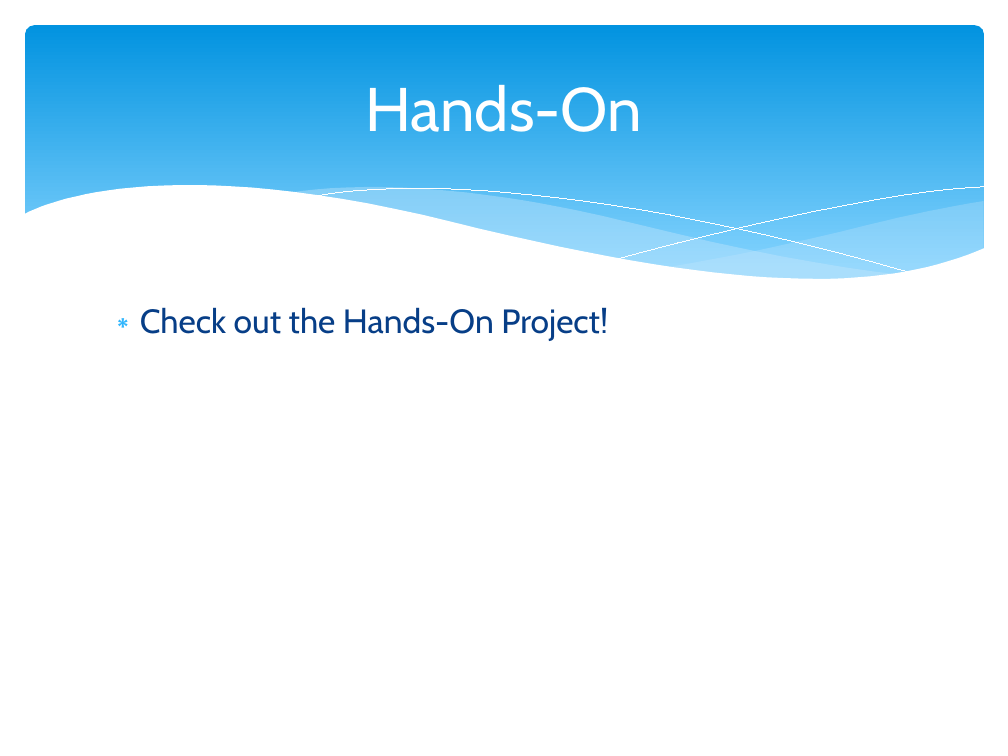
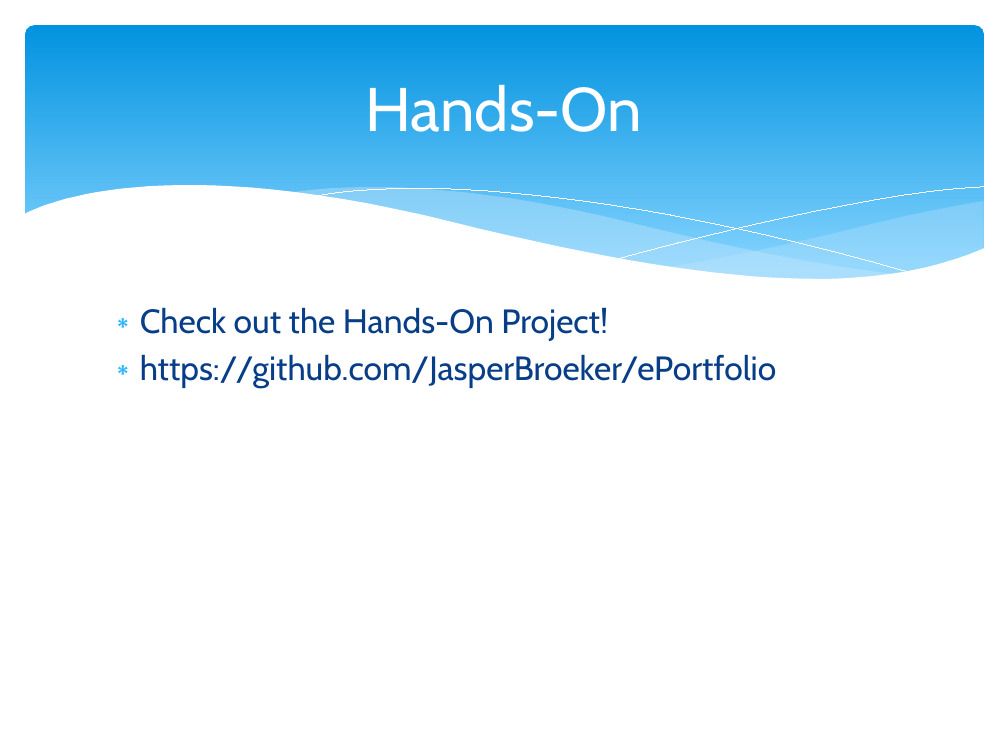
Before and after one commit to JasperBroeker/ePortfolio, a slide deck: slide 5 of Hands-On/Hands-On.pptx (slide 2 before the commit). Drawn at 1008x756 pixels with LibreOffice and Linux fonts; fonts in the diff are those of the drawing. Boxes give left, top, right and bottom in pixels: in the first picture for what was removed or moved away, otherwise in the second. Text is boxed around its words. In the diff, an @@ line names an element or a change of style, - is before the commit and + after.

Commit message:
ADDED: More details about the hands-on project

```diff
--- a/Hands-On/Hands-On.pptx
+++ b/Hands-On/Hands-On.pptx
@@ text at [140,354,777,388]: paragraph added @@
+∗ https://github.com/JasperBroeker/ePortfolio
```
Also in this commit, not shown: 3 slides added.
